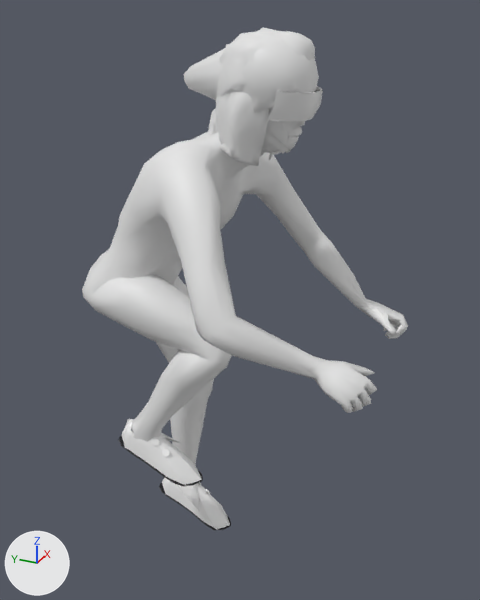
The glTF model apps/client/public/models/avatar/rider_lod2.glb, before and after one commit.
The view is the same before and after, from a camera (50 mm lens) standing at (-1.505, -0.851, 1.769) and looking at (0.048, -0.153, 0.993). Arrows for +X, +Y and +Z are at lower left; the lights stay in place. The picture after the commit comes second. Vertices at exactly the same position are counted once.

Before the edit, the objects in view are built like this:
```python
ob_rider_body_lod2 = bpy.data.objects.new('rider_body_lod2', me_rider_body_lod2)
ob_rider_body_lod2.location = (0.0, 0.0, 0.0)
ob_rider_hairs_quiff_lod2 = bpy.data.objects.new('rider_hairs_quiff_lod2', me_rider_hairs_quiff_lod2)
ob_rider_hairs_quiff_lod2.location = (0.0, 0.0, 0.0)
ob_rider_shoes = bpy.data.objects.new('rider_shoes', me_rider_shoes)
ob_rider_shoes.location = (0.0, 0.0, 0.0)
# also in view: 'rider_hairs_curls_lod2' at (0.0, -0.242, 1.585); 'rider_hairs_long_lod2' at (-0.001, -0.231, 1.54); 'rider_helmet_aero_lod2' at (0.0, -0.2, 1.564)
```
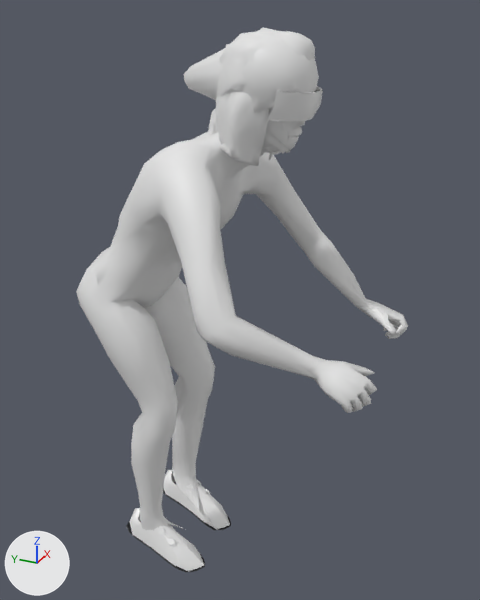
Changed parts and their boxes [x1, y1, x2, y2] in the pictures (480 x 600 px; the box of a moved part takes in the faces that stretch with it):
'rider_body_lod2', reshaped
    before: [82, 111, 408, 512]
    after: [76, 111, 408, 531]
'rider_shoes', reshaped (7% narrower, 8% shorter)
    before: [118, 419, 231, 530]
    after: [126, 470, 231, 572]
part 1 of me_rider_body_lod2, moved or reshaped
    before: [82, 229, 232, 444]
    after: [76, 230, 211, 531]
part 2 of me_rider_shoes, moved or reshaped
    before: [122, 419, 202, 486]
    after: [129, 508, 204, 572]
part 3 of me_rider_shoes, moved or reshaped
    before: [120, 435, 203, 486]
    after: [128, 521, 205, 572]
part 4 of me_rider_shoes, moved or reshaped
    before: [152, 438, 160, 446]
    after: [157, 527, 165, 535]
part 5 of me_rider_shoes, moved or reshaped
    before: [163, 449, 170, 457]
    after: [168, 538, 175, 545]

The change, as a diff of the scene's bpy script:
```diff
--- a/apps/client/public/models/avatar/rider_lod2.glb.py
+++ b/apps/client/public/models/avatar/rider_lod2.glb.py
@@ me_rider_body_lod2 @@
 # used by ob_rider_body_lod2; location = (0.0, 0.0, 0.0)
-me_rider_body_lod2.from_pydata(...)  # 1099 vertices, 2143 faces; spans x -0.364..0.364, y -0.601..0.296, z 0.173..1.664
+me_rider_body_lod2.from_pydata(...)  # 1093 vertices, 2135 faces; spans x -0.364..0.364, y -0.601..0.3, z 0.168..1.664
+# me_rider_body_lod2 part 1: 9 vertices moved from x -0.043..0.064, y 0.015..0.259, z 0.942..1.155 to x -0.046..0.057, y 0.013..0.257, z 0.936..1.156; 171 vertices removed from x -0.187..0.092, y -0.206..0.296, z 0.514..1.174; 159 vertices added at x -0.183..0.101, y -0.049..0.3, z 0.168..1.168
+# other edits to the shape of me_rider_body_lod2 do not show in these pictures
 me_rider_body_lod2.materials.append(mat_skin)
@@ me_rider_shoes @@
 # used by ob_rider_shoes; location = (0.0, 0.0, 0.0)
-me_rider_shoes.from_pydata(...)  # 360 vertices, 574 faces; spans x -0.152..0.152, y -0.096..0.185, z 0.092..0.605
+me_rider_shoes.from_pydata(...)  # 360 vertices, 574 faces; spans x -0.152..0.152, y -0.096..0.185, z 0.092..0.26
+# me_rider_shoes part 2: the loose piece of 62 vertices spanning x -0.151..-0.059, y -0.094..0.179, z 0.449..0.605 is moved by (0.0, 0.0, -0.345)
+# me_rider_shoes part 3: the loose piece of 48 vertices spanning x -0.152..-0.056, y -0.096..0.182, z 0.443..0.537 is moved by (0.0, 0.0, -0.345)
+# me_rider_shoes part 4: the loose piece of 17 vertices spanning x -0.137..-0.12, y 0.031..0.054, z 0.556..0.579 is moved by (0.0, 0.0, -0.345)
+# me_rider_shoes part 5: the loose piece of 17 vertices spanning x -0.139..-0.12, y -0.004..0.017, z 0.529..0.55 is moved by (0.0, 0.0, -0.345)
+# other edits to the shape of me_rider_shoes do not show in these pictures
 me_rider_shoes.materials.append(mat_shoe)
```
